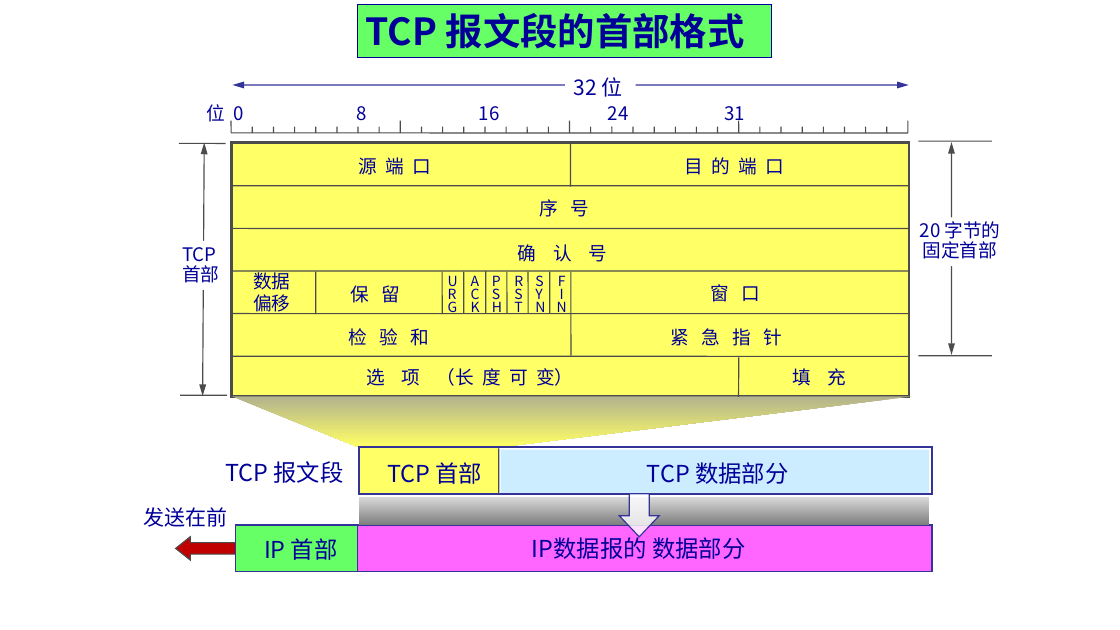
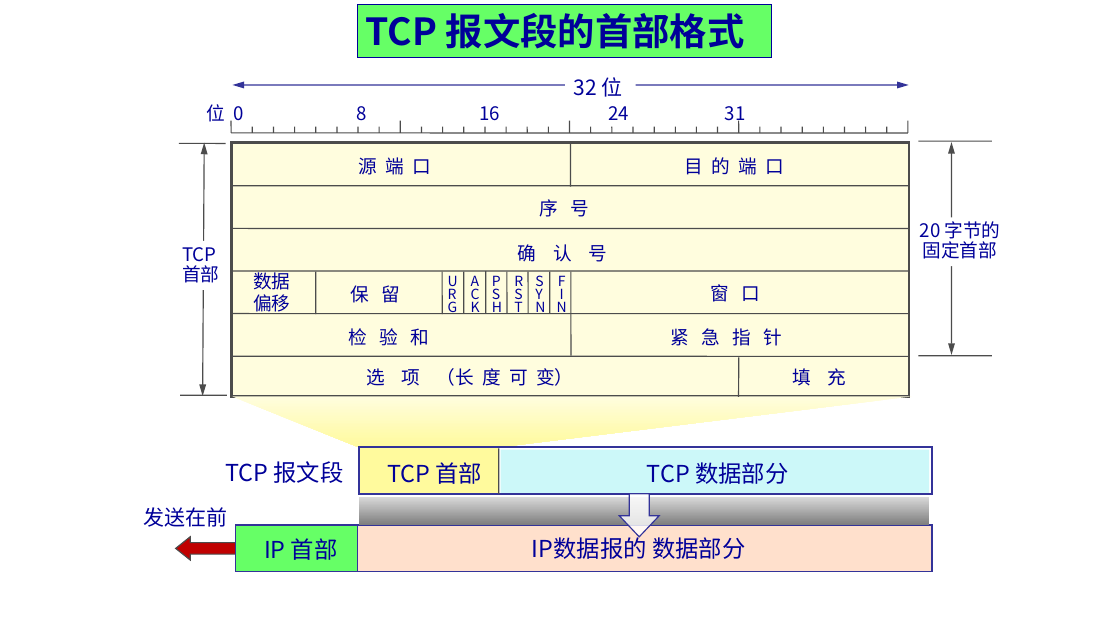
Before and after one commit to network-whu/2021, a slide deck: slide 77 of slides/instruction/05.pptx (slide 78 before the commit). Drawn at 1120x630 pixels with LibreOffice and Linux fonts; fonts in the diff are those of the drawing. Boxes give left, top, right and bottom in pixels: in the first picture for what was removed or moved away, otherwise in the second. Text is boxed around its words. In the diff, an @@ line names an element or a change of style, - is before the commit and + after.

```diff
--- a/slides/instruction/05.pptx
+++ b/slides/instruction/05.pptx
@@ rectangle at (x1=231, y1=143, x2=909, y2=397): fill #FFFF66 to #FFFDDE @@
@@ freeform shape at (x1=233, y1=397, x2=912, y2=448): fill gradient #DADAAE to #FFFF66 to gradient #FFFDDE to #FFFA9D @@
@@ rectangle at (x1=359, y1=447, x2=499, y2=493): fill #FFFF66 to #FFFA9D @@
@@ rectangle at (x1=358, y1=525, x2=933, y2=571): fill #FF66FF to #FFE0CC @@
```
Also in this commit, not shown: 85 other slides changed, 10 slides added, 1 slide removed, 3 other files.
